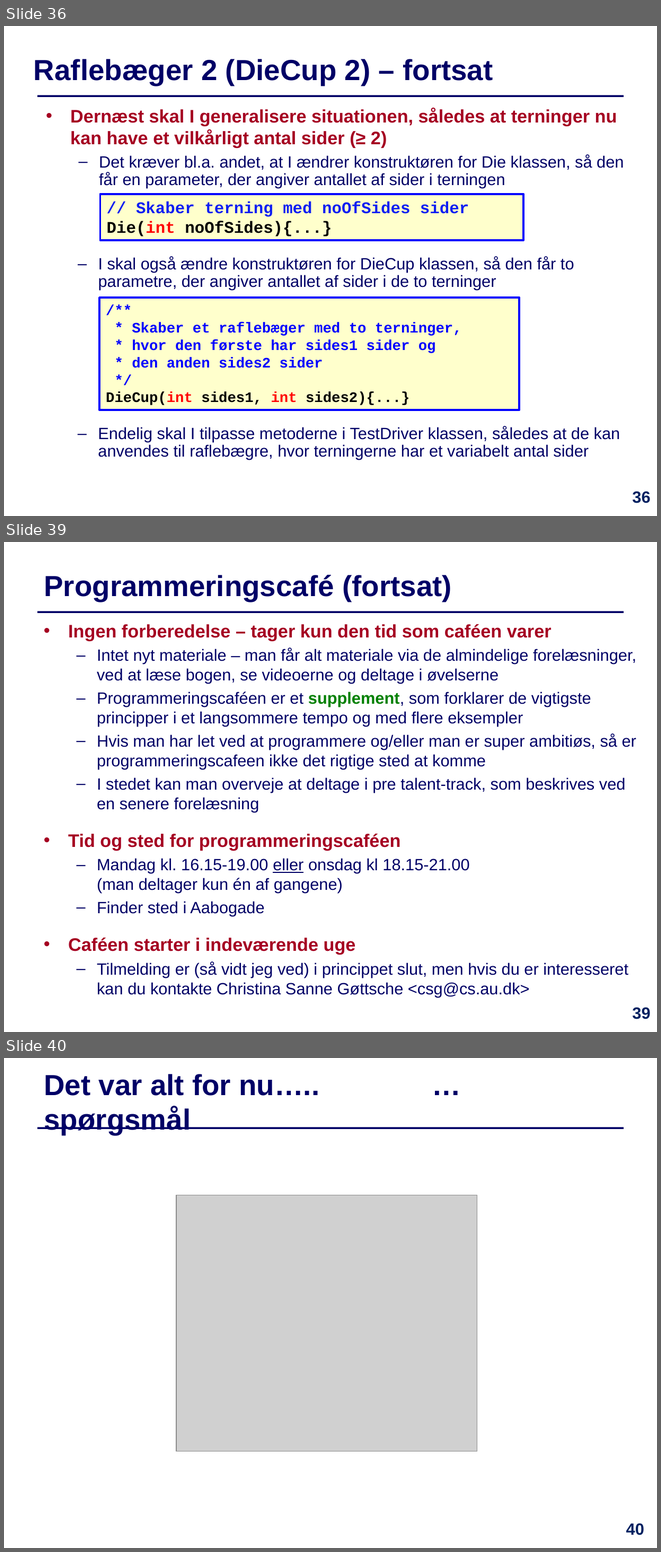
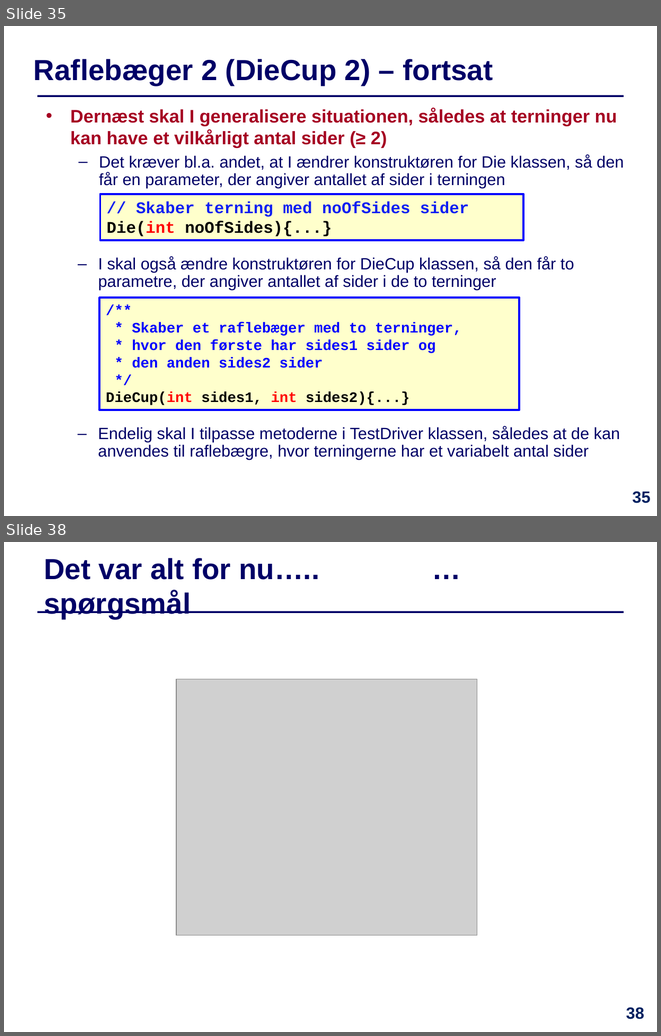
Before and after one commit to IntProgAU/Materiale, a slide deck: web/e24/uge_2a/Slides-Uge2-Mandag.pptx. Shown one above the other, each under a label of ours: slides 36, 39 and 40 before the commit, slides 35 and 38 after it; the slides between them are not shown. The pictures are 661x1552 and 661x1036 pixels, drawn with LibreOffice and Linux fonts; fonts in the diff are those of the drawing; grey boxes stand for pictures. Boxes give left, top, right and bottom in pixels: in the first picture for what was removed or moved away, otherwise in the second. Text is boxed around its words. In the diff, an @@ line names an element or a change of style, - is before the commit and + after.

```diff
--- a/web/e24/uge_2a/Slides-Uge2-Mandag.pptx
+++ b/web/e24/uge_2a/Slides-Uge2-Mandag.pptx
@@ slide 39 removed at [4,542,657,1032], background #FFFFFF; not listed: 1 template element that a slide beside it also shows @@
@@ title removed at [44,574,452,601] @@
-Programmeringscafé (fortsat)
@@ text removed at [68,624,636,997] @@
-  • Ingen forberedelse – tager kun den tid som caféen varer
-  – Intet nyt materiale – man får alt materiale via de almindelige forelæsninger, ved at læse bogen, se videoerne og deltage i øvelserne
-  – Programmeringscaféen er et supplement, som forklarer de vigtigste
-    principper i et langsommere tempo og med flere eksempler
-  – Hvis man har let ved at programmere og/eller man er super ambitiøs, så er programmeringscafeen ikke det rigtige sted at komme
-  – I stedet kan man overveje at deltage i pre talent-track, som beskrives ved en senere forelæsning
-• Tid og sted for programmeringscaféen
-  – Mandag kl. 16.15-19.00 eller onsdag kl 18.15-21.00
-    (man deltager kun én af gangene)
-  – Finder sted i Aabogade
-  • Caféen starter i indeværende uge
-  – Tilmelding er (så vidt jeg ved) i princippet slut, men hvis du er interesseret kan du kontakte Christina Sanne Gøttsche <csg@cs.au.dk>
@@ page number removed at [632,1007,650,1019] @@
-39
@@ what was slide 36 is now slide 35 @@
@@ page number at [632,491,650,503]: text changed @@
-36
+35
@@ what was slide 40 is now slide 38 @@
@@ page number at [626,1007,644,1019]: text changed @@
-40
+38
```
Also in this commit, not shown: 4 slides changed, 1 other slide removed, 3 other files.
